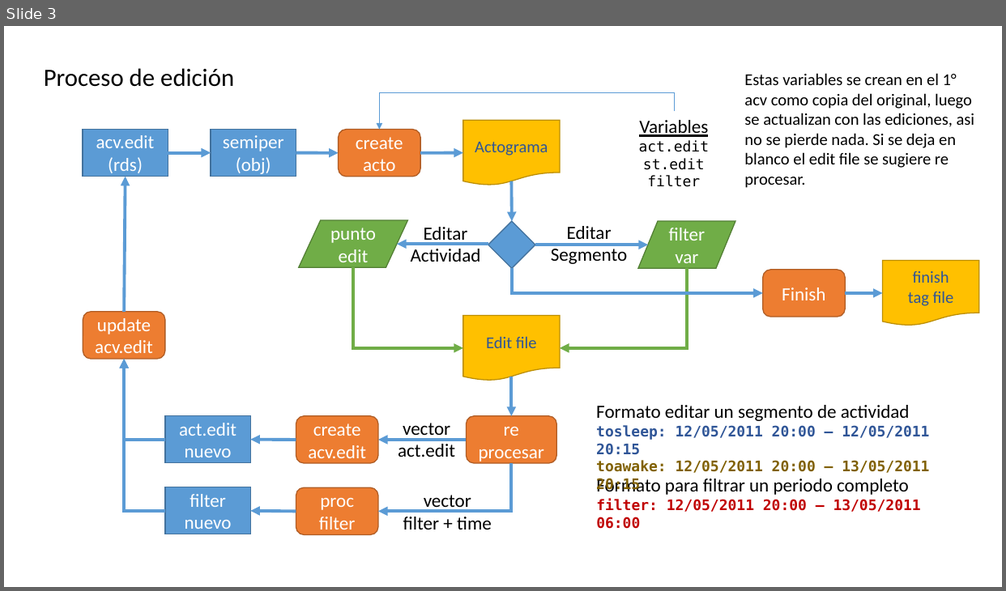
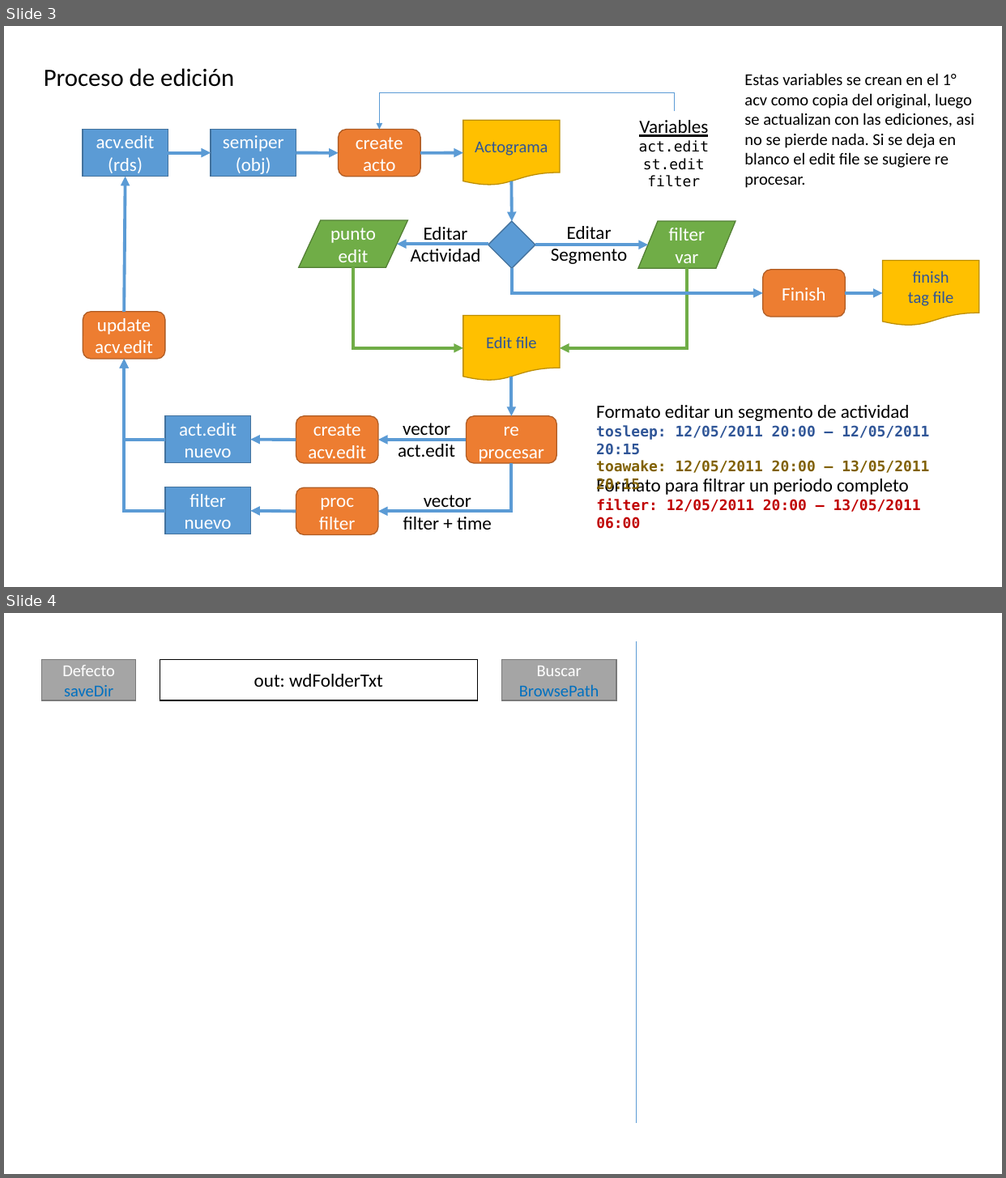
Before and after one commit to olitroski/Actigrafia, a slide deck: flujo edicion.pptx. Shown one above the other, each under a label of ours: slide 3 before the commit, slides 3 and 4 after it. The pictures are 1006x591 and 1006x1178 pixels, drawn with LibreOffice and Linux fonts; fonts in the diff are those of the drawing. Boxes give left, top, right and bottom in pixels: in the first picture for what was removed or moved away, otherwise in the second. Text is boxed around its words. In the diff, an @@ line names an element or a change of style, - is before the commit and + after.

```diff
--- a/flujo edicion.pptx
+++ b/flujo edicion.pptx
@@ slide 4 added at [4, 613, 1002, 1174], background #FFFFFF @@
@@ rectangle added at [42, 659, 136, 700], fill #A5A5A5, outline #7A7A7A 1 pt, 16 pt, text #FFFFFF @@
+Defecto
+saveDir
@@ rectangle added at [160, 659, 477, 700], fill #FFFFFF, outline #000000 1 pt, 18 pt, text #000000 @@
+out: wdFolderTxt
@@ rectangle added at [502, 659, 617, 700], fill #A5A5A5, outline #7A7A7A 1 pt, 16 pt, text #0070C0 @@
+Buscar
+BrowsePath
@@ line added from (637, 641) to (637, 1123), #5B9BD5 0.5 pt @@
```
Also in this commit, not shown: 9 other files.
